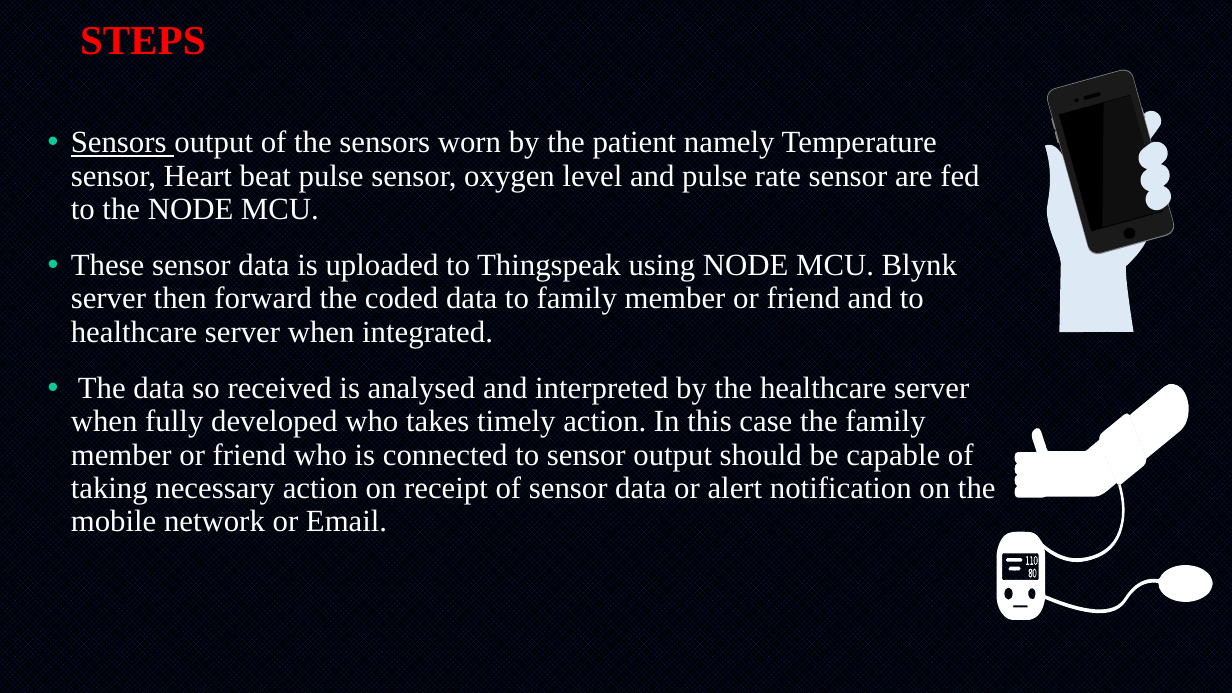
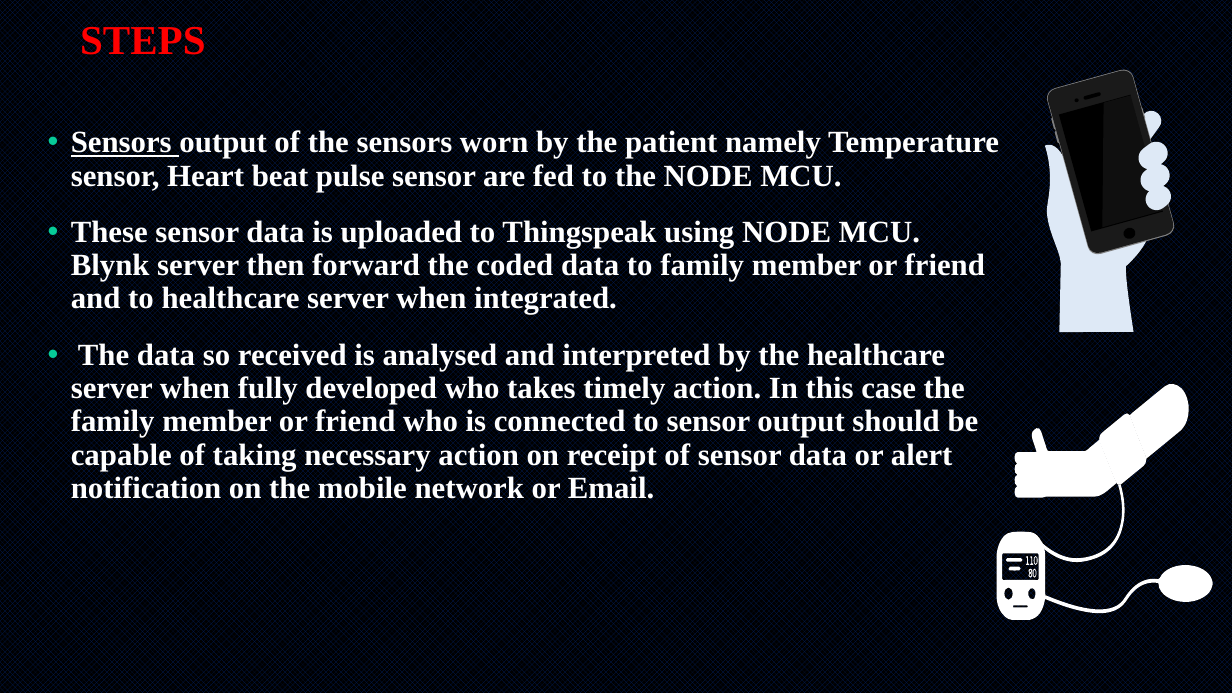
Before and after one commit to Lekshmisr95/body-sensor-network, a slide deck: slide 11 of Presentation Cover Option 1.pptx (slide 12 before the commit). Drawn at 1232x693 pixels with LibreOffice and Linux fonts; fonts in the diff are those of the drawing. Boxes give left, top, right and bottom in pixels: in the first picture for what was removed or moved away, otherwise in the second. Text is boxed around its words. In the diff, an @@ line names an element or a change of style, - is before the commit and + after.

```diff
--- a/Presentation Cover Option 1.pptx
+++ b/Presentation Cover Option 1.pptx
@@ text at (x1=71, y1=130, x2=999, y2=192): text changed; bold on @@
-• Sensors output of the sensors worn by the patient namely Temperature sensor, Heart beat pulse sensor, oxygen level and pulse rate sensor are fed to the NODE MCU.
+• Sensors output of the sensors worn by the patient namely Temperature sensor, Heart beat pulse sensor are fed to the NODE MCU.
@@ text at (x1=71, y1=220, x2=985, y2=502): bold on in "These sensor data is uploaded to Thingspeak ...", "The data so received is analysed and ..." @@
```
Also in this commit, not shown: 8 other slides changed, 1 slide added, 1 slide removed, 1 other file.
